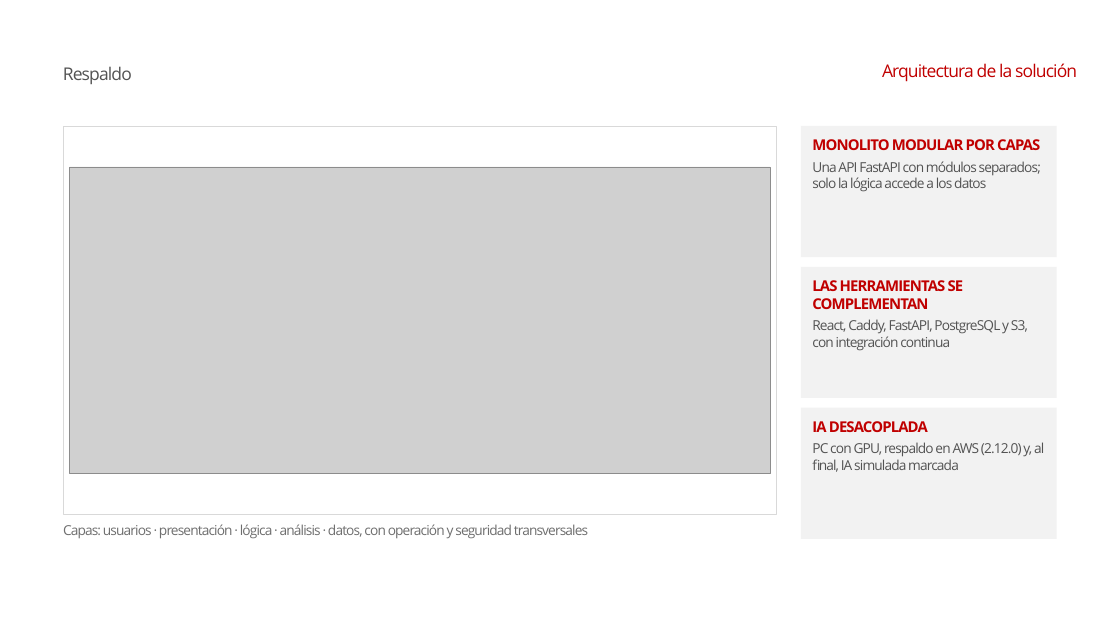
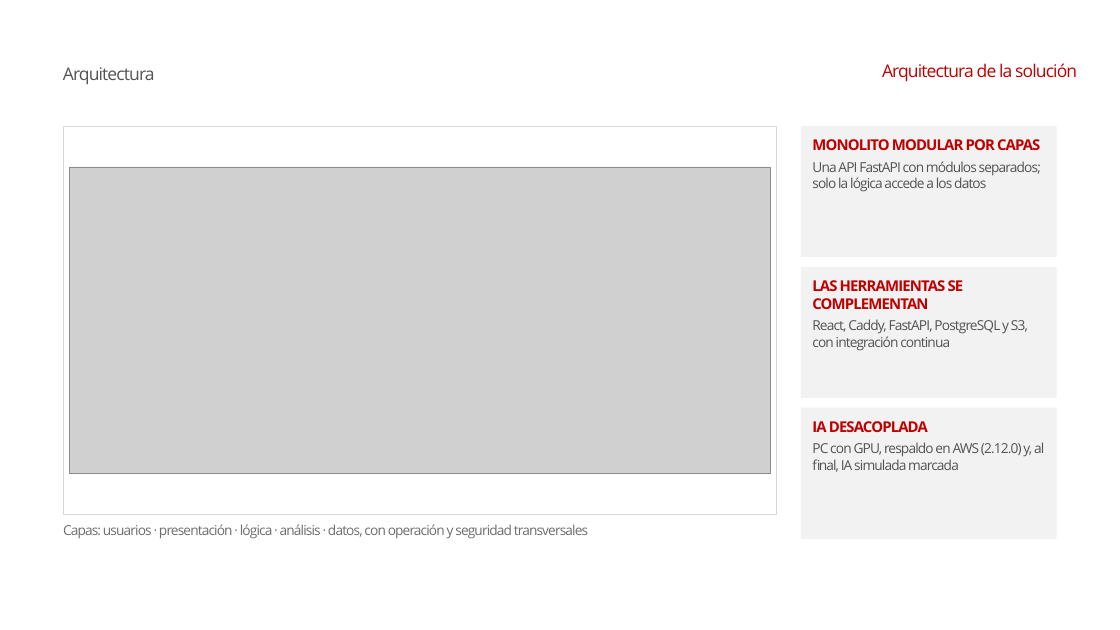
Before and after one commit to conEFE/Proyecto-Aurora, a slide deck: slide 9 of docs/informe_final/presentacion/Presentacion_Aurora_Informe_Final.pptx (slide 23 before the commit). Drawn at 1120x630 pixels with LibreOffice and Linux fonts; fonts in the diff are those of the drawing; grey boxes stand for pictures; background and template pictures are left out. Boxes give left, top, right and bottom in pixels: in the first picture for what was removed or moved away, otherwise in the second. Text is boxed around its words. In the diff, an @@ line names an element or a change of style, - is before the commit and + after.

```diff
--- a/docs/informe_final/presentacion/Presentacion_Aurora_Informe_Final.pptx
+++ b/docs/informe_final/presentacion/Presentacion_Aurora_Informe_Final.pptx
@@ text at bbox=[63, 67, 155, 84]: text changed @@
-Respaldo
+Arquitectura
```
Also in this commit, not shown: 1 other slide changed, 3 slides added, 2 other files.
